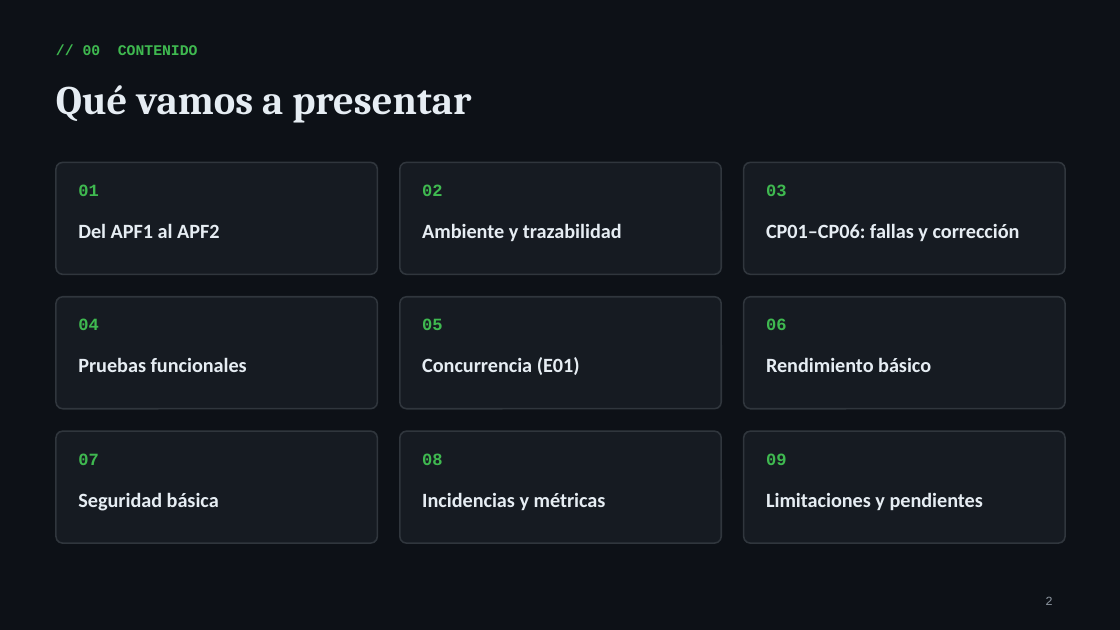
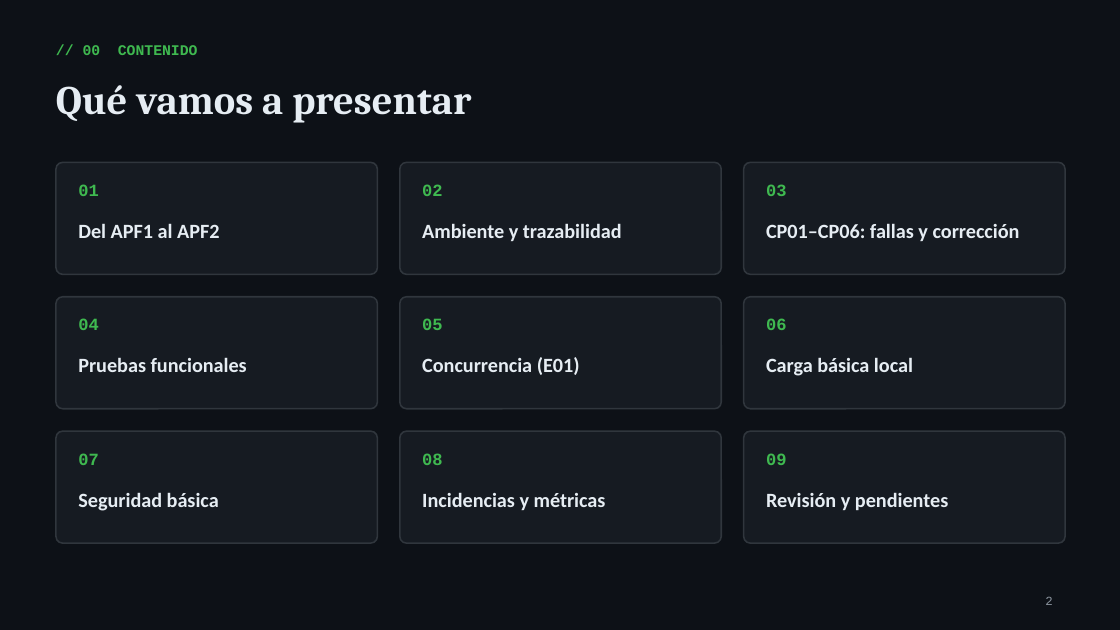
Before and after one commit to Mooneer17/spring-petclinic-apf2, a slide deck: slide 2 of presentacion/10Grupo_Segundo_Avance.pptx. Drawn at 1120x630 pixels with LibreOffice and Linux fonts; fonts in the diff are those of the drawing. Boxes give left, top, right and bottom in pixels: in the first picture for what was removed or moved away, otherwise in the second. Text is boxed around its words. In the diff, an @@ line names an element or a change of style, - is before the commit and + after.

Commit message:
Revisión APF2: S08, métricas, documentación de casos, E01, carga y seguridad
- S08 reclasificado de aprobado a fallido (documental, sin nueva ejecución);
  totales 51 / 44 aprobados / 6 fallidos / 1 observación, 88,0 %.
- Corrida 3 de F01-F31 con script v2 (verifica mensajes y persistencia).
- Casos con objetivo, precondiciones, técnica de diseño y pasos.
- E01 como prueba adicional de concurrencia; carga básica local; seguridad
  básica por categorías con impacto, severidad y recomendación.
- Informe, presentación, matriz, guía, pendientes y CAMBIOS_REVISION.txt.

```diff
--- a/presentacion/10Grupo_Segundo_Avance.pptx
+++ b/presentacion/10Grupo_Segundo_Avance.pptx
@@ text at <box>766,357,913,376</box>: text changed @@
-Rendimiento básico
+Carga básica local
@@ text at <box>766,492,948,510</box>: text changed @@
-Limitaciones y pendientes
+Revisión y pendientes
```
Also in this commit, not shown: 10 other slides changed, 2 slides added, 52 other files.
